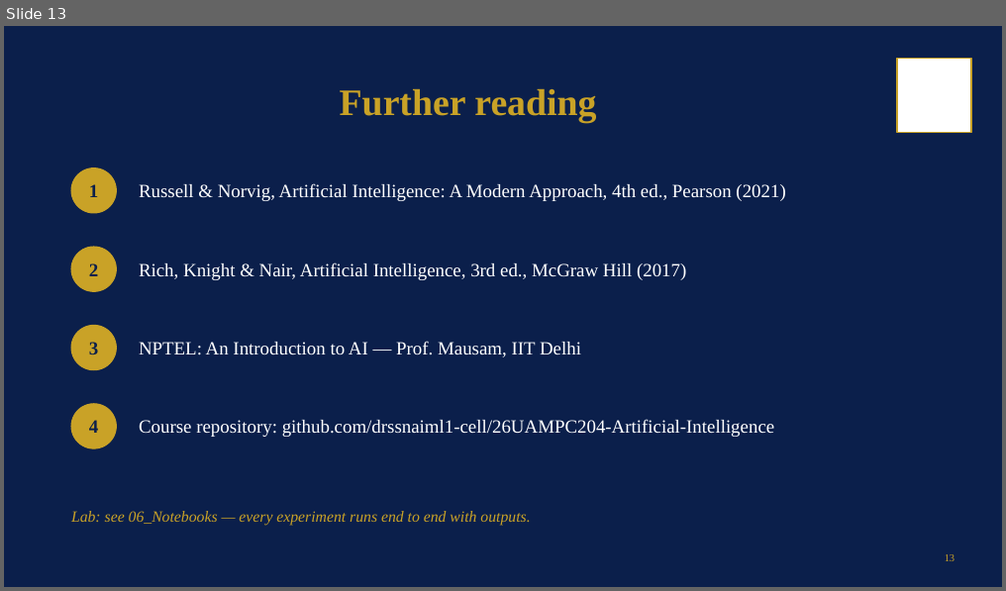
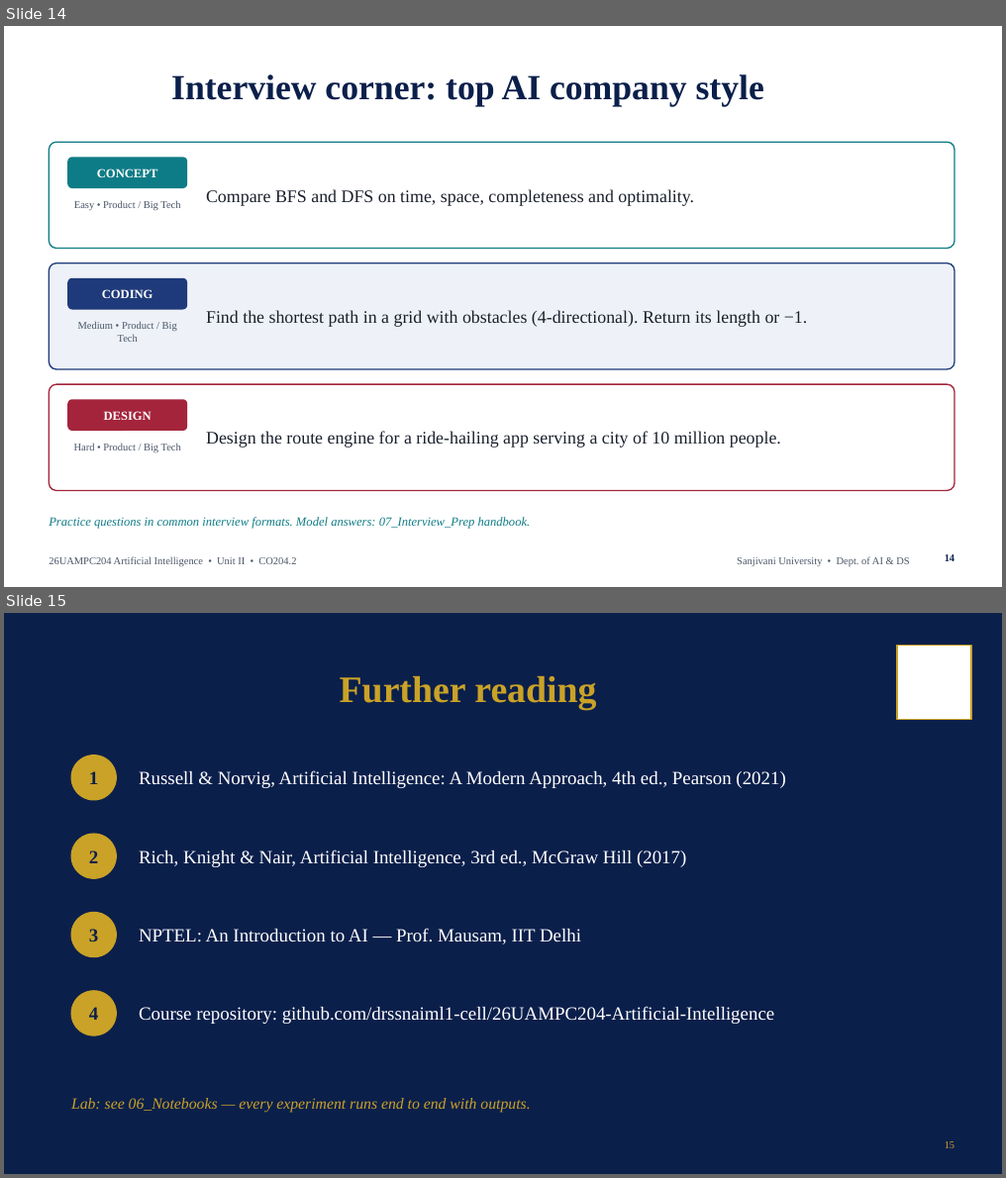
Before and after one commit to drssnaiml1-cell/26UAMPC204-Artificial-Intelligence, a slide deck: 02_PPT/Unit_2_AI_26UAMPC204.pptx. Shown one above the other, each under a label of ours: slide 13 before the commit, slides 14 and 15 after it. The pictures are 1006x591 and 1006x1178 pixels, drawn with LibreOffice and Linux fonts; fonts in the diff are those of the drawing; background and template pictures are left out. Boxes give left, top, right and bottom in pixels: in the first picture for what was removed or moved away, otherwise in the second. Text is boxed around its words. In the diff, an @@ line names an element or a change of style, - is before the commit and + after.

```diff
--- a/02_PPT/Unit_2_AI_26UAMPC204.pptx
+++ b/02_PPT/Unit_2_AI_26UAMPC204.pptx
@@ slide 14 added at box(4, 26, 1002, 587), background #FFFFFF @@
@@ title added at box(171, 75, 764, 107), 34 pt, text #0B1F4B, bold @@
+Interview corner: top AI company style
@@ rounded rectangle added at box(49, 142, 954, 249), fill #FFFFFF, outline #0E7C86 1.25 pt @@
@@ rounded rectangle added at box(67, 157, 187, 188), fill #0E7C86, 12 pt, text #FFFFFF, bold @@
+CONCEPT
@@ text added at box(74, 200, 180, 210), 10 pt, text #4A5568 @@
+Easy • Product / Big Tech
@@ text added at box(206, 189, 694, 206), 17 pt, text #1A202C @@
+Compare BFS and DFS on time, space, completeness and optimality.
@@ rounded rectangle added at box(49, 264, 954, 370), fill #EEF2F8, outline #1F3A7A 1.25 pt @@
@@ rounded rectangle added at box(67, 278, 187, 310), fill #1F3A7A, 12 pt, text #FFFFFF, bold @@
+CODING
@@ text added at box(78, 321, 177, 342), 10 pt, text #4A5568 @@
+Medium • Product / Big Tech
@@ text added at box(206, 310, 807, 327), 17 pt, text #1A202C @@
+Find the shortest path in a grid with obstacles (4-directional). Return its length or −1.
@@ rounded rectangle added at box(49, 384, 954, 491), fill #FFFFFF, outline #A4243B 1.25 pt @@
@@ rounded rectangle added at box(67, 399, 187, 431), fill #A4243B, 12 pt, text #FFFFFF, bold @@
+DESIGN
@@ text added at box(206, 431, 781, 448), 17 pt, text #1A202C @@
+Design the route engine for a ride-hailing app serving a city of 10 million people.
@@ text added at box(74, 443, 181, 453), 10 pt, text #4A5568 @@
+Hard • Product / Big Tech
@@ text added at box(49, 517, 531, 529), 12 pt, text #0E7C86, italic @@
+Practice questions in common interview formats. Model answers: 07_Interview_Prep handbook.
@@ text added at box(49, 557, 296, 568), 10 pt, text #4A5568 @@
+26UAMPC204 Artificial Intelligence • Unit II • CO204.2
@@ text added at box(737, 557, 909, 568), 10 pt, text #4A5568 @@
+Sanjivani University • Dept. of AI & DS
@@ page number added at box(944, 555, 954, 562), 10 pt, text #0B1F4B, bold @@
+14
@@ what was slide 13 is now slide 15 @@
```
Also in this commit, not shown: 1 other slide added, 39 other files.
